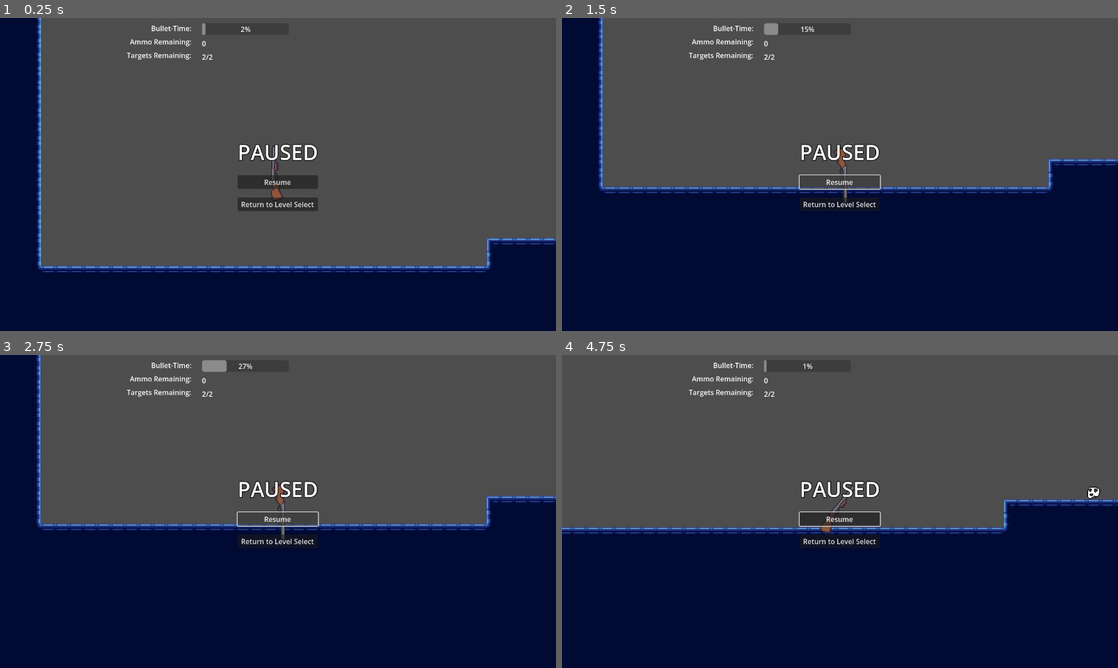
Above: before the commit, frames 1-4 (two rows, left to right).
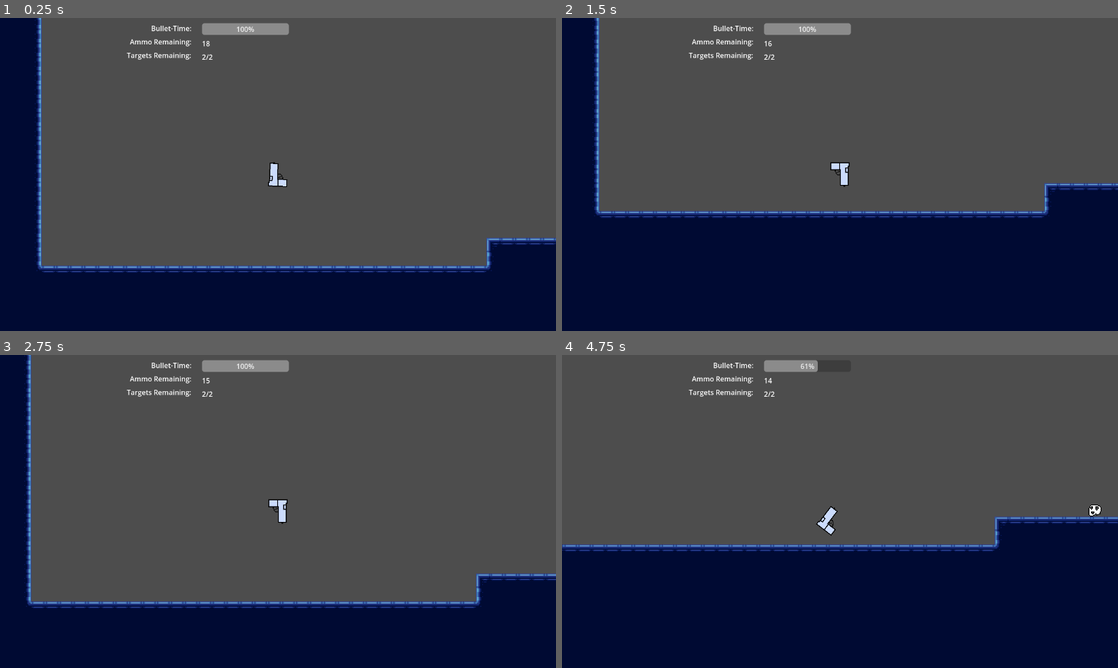
Above: after the commit, the same moments.

Repository: GamesFromANobody/JumpGun
Game: Godot game, scene res://Scenes/Levels/level_grodis1.tscn
Same seed, same stepped clock (60 frames per second), same inputs: the game is played once before the commit and once after it. This scene is started directly instead of the project's main scene.
Inputs (mouse positions are in pixels of both pictures, inside the frame that each line leads up to):
- Up to frame 1 (0.25 s): no input
- Up to frame 2 (1.5 s): click (840, 180) at 0.5 s, where only the run before the commit has a clickable "Resume"; click (840, 180) at 1.25 s, where only the run before the commit has a clickable "Resume"
- Up to frame 3 (2.75 s): click (278, 517) at 2 s, where only the run before the commit has a clickable "Resume"
- Up to frame 4 (4.75 s): move the mouse to (962, 495) at 2.77 s; hold Right mouse button (aimSlowdown) 2.78-3.53 s; move the mouse to (728, 527) at 3.52 s; right-click (728, 527) at 3.6 s; move the mouse to (895, 442) at 4.27 s; press the mouse at (895, 442) at 4.28 s; right-click (895, 442) at 4.55 s

The runs differ from the first frame. In frame 1, 2.3% of the frame differs, in the area x 36-58%, y 1-62%; in frame 2, 11%; in frame 3, 28%, in the area x 4-100%, y 0-81%; in frame 4, 9.0%.
Error before the commit: Attempt to call function 'hide' in base 'null instance' on a null instance. (res://Scripts/player.gd:68)

Commit message:
Player Update

Diff:
--- a/jumpgun/Scripts/player.gd
+++ b/jumpgun/Scripts/player.gd
@@ -35,6 +35,7 @@
 var slowdown_recharge_rate : float = 0.25 #0.25 = 4 times longer to recharge than the active duration
 
 @export var god_mode = false
+@export var aim_zooming = true
 @export var gun_resource : PlayerGunTypes
 
 var bullet_scene = preload("res://Scenes/Projectiles/bullet.tscn")
@@ -65,7 +66,7 @@
 	if gun_resource != null:
 		reloadResource()
 	$Gun/LaserSight.self_modulate = Color(1, 0, 0, 0)
-	$PauseMenu.hide()
+	$HUD/PauseMenu.hide()
 	slowdown = slowdown_seconds
 	currentMag = starting_ammo
 	HUDLayer = get_node("HUD")
@@ -78,7 +79,6 @@
 
 #Update the game speed while aiming down sight
 func _physics_process(delta: float) -> void:
-
 	#ATTENTION Max speed, this prevents wall collisions
 	if abs(linear_velocity.length()) > 1000:
 		linear_velocity *= 1000 / linear_velocity.length()
@@ -91,17 +91,26 @@
 		gameSpeed -= delta * 2
 		if gameSpeed < max_slowdown:
 			gameSpeed = max_slowdown
+
+		if usingController == false and aim_zooming == true:
+			moveCamera((get_local_mouse_position() - $Camera2D.position) * 0.6, 0.4)
+		elif aim_zooming == true:
+			var hor = Input.get_axis("controllerLEFT", "controllerRIGHT")
+			var ver = Input.get_axis("controllerDOWN", "controllerUP")
+			var controllerInput = Vector2(hor * 320, ver * 180)
+			print(controllerInput)
+			moveCamera(controllerInput.rotated(rotation), 2)
 	elif gameSpeed < 1.0:
 		gameSpeed += delta * 6
 		if gameSpeed > 1.0:
 			gameSpeed = 1.0
 	else:
+		moveCamera(Vector2(0, 0), 0.4)
 		slowdown += delta * slowdown_recharge_rate
 		if slowdown > slowdown_seconds:
 			slowdown = slowdown_seconds
 	if prevGameSpeed != gameSpeed:
 		Engine.time_scale = gameSpeed
-		#print(gameSpeed)
 		var alpha = (gameSpeed - 0.25) / 0.75 #To correct for game speed being 0.25-1.0
 		$Gun/LaserSight.self_modulate = Color(1, 0, 0, 1 - alpha)
 	if gameSpeed < 1:
@@ -130,7 +139,7 @@
 	prevMouseVelocity = Input.get_last_mouse_velocity()
 
 	if usingController:
-		set_angular_velocity((get_angle_to(controllerInput + position)) * -((get_angle_to(controllerInput + position)) -3.14) * 5 * rotation_force)
+		set_angular_velocity((get_angle_to(controllerInput + position)) * -((get_angle_to(controllerInput + position)) -3.14) * 3 * rotation_force)
 	else:
 		set_angular_velocity((get_angle_to(mouseInput)) * -((get_angle_to(mouseInput)) -3.14) * 5 * rotation_force)
 		#ATTENTION We might want to use state.apply_torque() instead of set_angular_velocity(),
@@ -157,7 +166,10 @@
 
 
 
-
+func moveCamera(localLocation : Vector2, smoothing : float):
+	var tween = create_tween()
+	tween.tween_property($Camera2D, "position", localLocation, smoothing)
+	tween.play()
 
 
 func ApplyKnockback(state : PhysicsDirectBodyState2D):
@@ -202,13 +214,13 @@
 	print("Ammo Left: ", str(currentMag))
 
 func ShootSniper():
-	ShootPistol()
+	ShootPistol() #temporary, until we decide if SMG's should have their own bullet models
 
 func ShootSMG():
 	ShootPistol() #temporary, until we decide if SMG's should have their own bullet models
 
 func ShootLMG():
-	ShootPistol()
+	ShootPistol() #temporary, until we decide if SMG's should have their own bullet models
 
 
 
@@ -233,7 +245,7 @@
 	gun_model = gun_resource.gun_model
 	$Gun.texture = gun_model
 	full_auto = gun_resource.full_auto
-	shot_cooldown = gun_resource.shot_cooldown
+	shotCooldown = gun_resource.shot_cooldown
 	starting_ammo = gun_resource.starting_ammo
 	max_ammo = gun_resource.max_ammo
 	if currentMag > max_ammo:
@@ -267,10 +279,10 @@
 #Pausing/unpausing Functions
 func _on_level_base_pause() -> void:
 	isPaused = true
-	$PauseMenu.show()
+	$HUD/PauseMenu.show()
 func _on_level_base_unpause() -> void:
 	isPaused = false
-	$PauseMenu.hide()
+	$HUD/PauseMenu.hide()
 func _on_resume_btn_pressed() -> void:
 	unpause.emit()
 func _on_return_btn_pressed() -> void:
